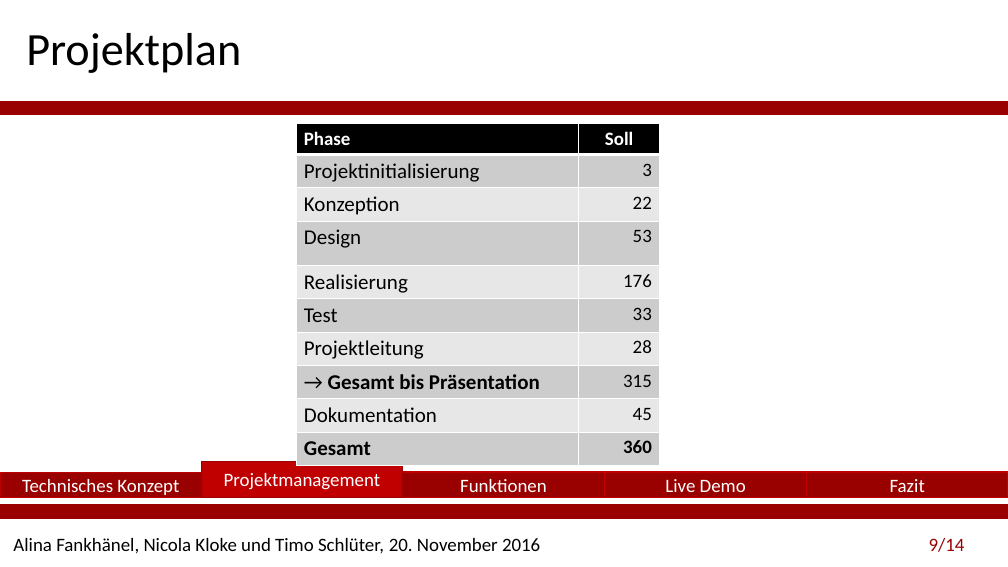
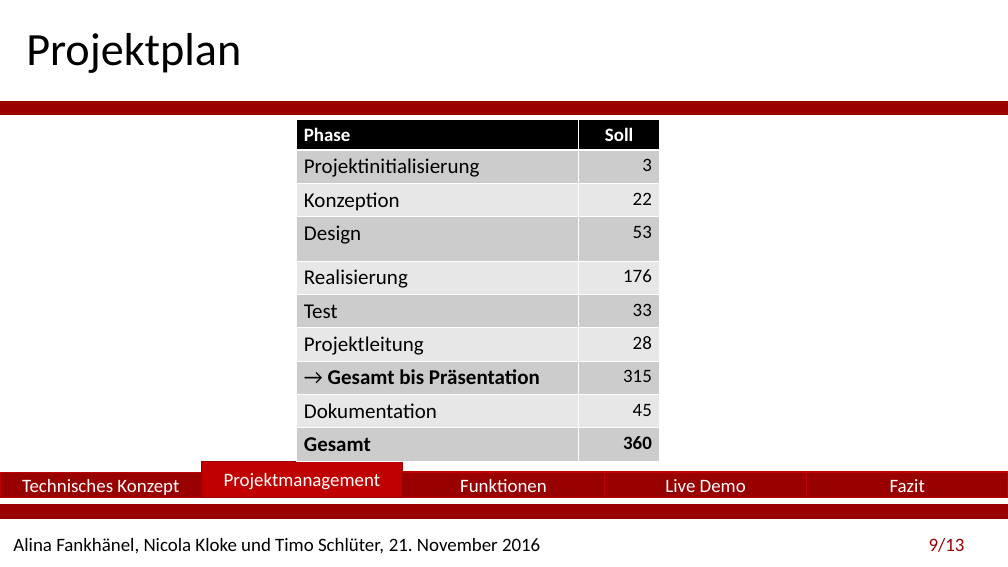
Before and after one commit to Festiva-Team/festiva_documents, a slide deck: slide 9 of Abschlusspräsentation-Festiva_Änderungen Nicola.pptx. Drawn at 1008x567 pixels with LibreOffice and Linux fonts; fonts in the diff are those of the drawing; background and template pictures are left out. Boxes give left, top, right and bottom in pixels: in the first picture for what was removed or moved away, otherwise in the second. Text is boxed around its words. In the diff, an @@ line names an element or a change of style, - is before the commit and + after.

```diff
--- a/Abschlusspräsentation-Festiva_Änderungen Nicola.pptx
+++ b/Abschlusspräsentation-Festiva_Änderungen Nicola.pptx
@@ table: place and size @@
-table at [296,124,660,461]
+table at [296,119,660,457]
@@ text at [13,538,540,554]: text changed @@
-Alina Fankhänel, Nicola Kloke und Timo Schlüter, 20. November 2016
+Alina Fankhänel, Nicola Kloke und Timo Schlüter, 21. November 2016
@@ page number at [929,538,965,552]: text changed @@
-9/14
+9/13
```
Also in this commit, not shown: 11 other slides changed, 5 other files.
